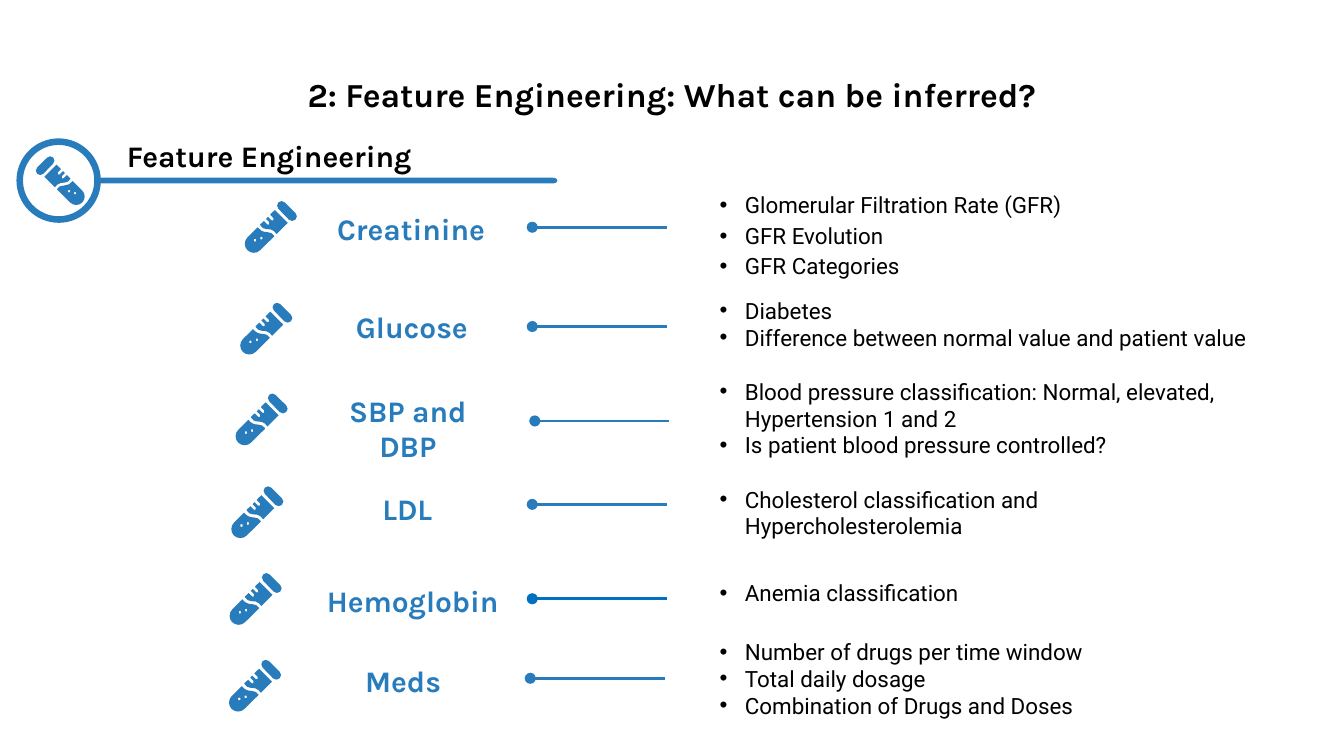
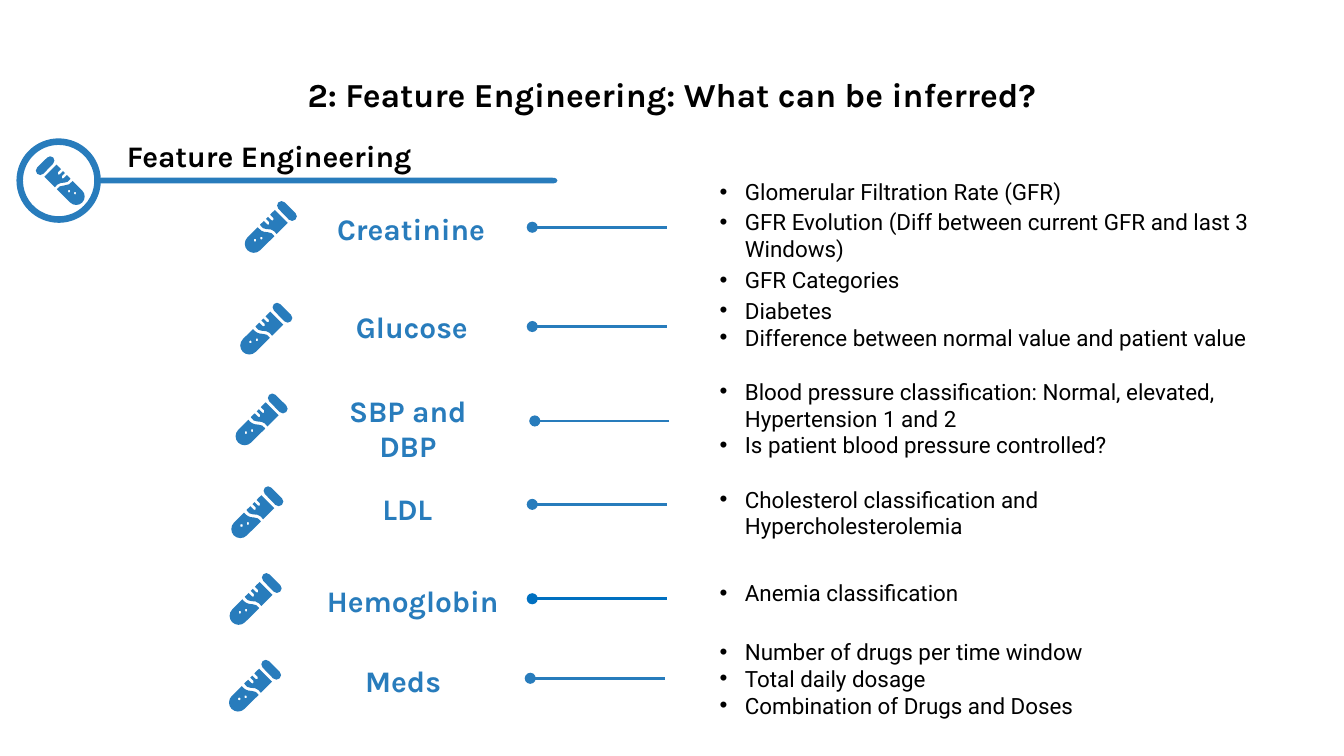
Before and after one commit to insomnium098/ChronicKidneyDiseaseChallenge, a slide deck: slide 11 of Slides.pptx (slide 8 before the commit). Drawn at 1344x756 pixels with LibreOffice and Linux fonts; fonts in the diff are those of the drawing. Boxes give left, top, right and bottom in pixels: in the first picture for what was removed or moved away, otherwise in the second. Text is boxed around its words. In the diff, an @@ line names an element or a change of style, - is before the commit and + after.

```diff
--- a/Slides.pptx
+++ b/Slides.pptx
@@ text at [745,212,1248,262]: text changed @@
-• GFR Evolution
+• GFR Evolution (Diff between current GFR and last 3 Windows)
```
Also in this commit, not shown: 4 other slides changed, 4 slides added, 2 other files.
